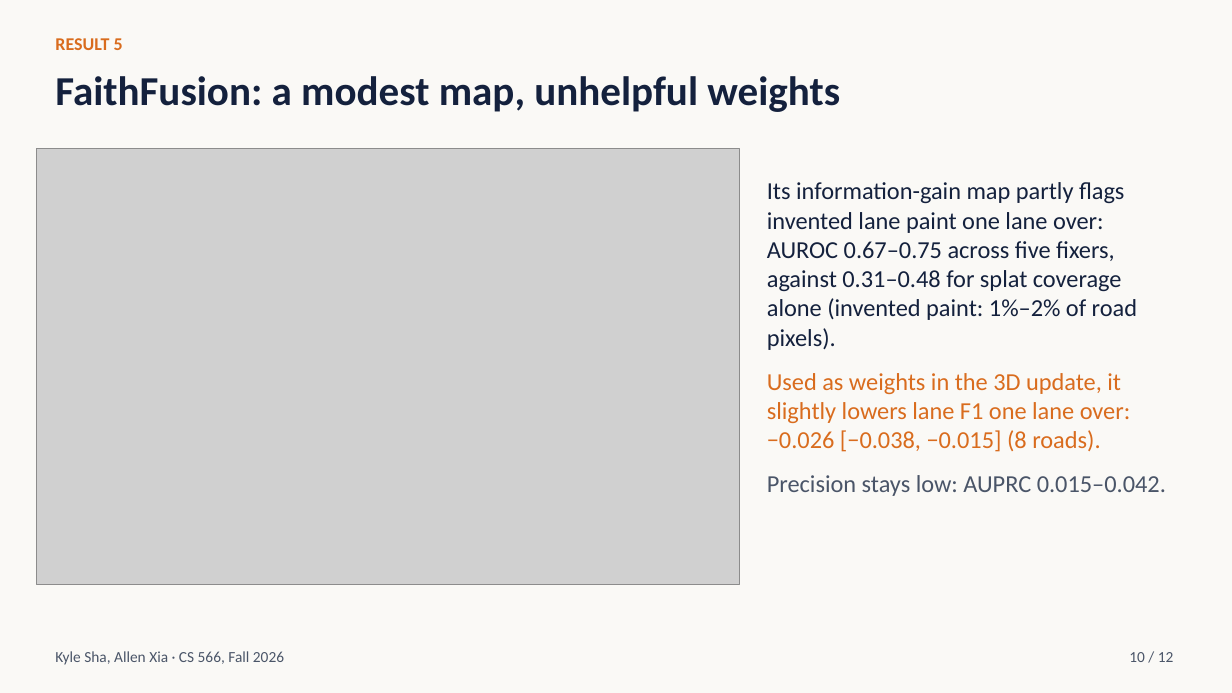
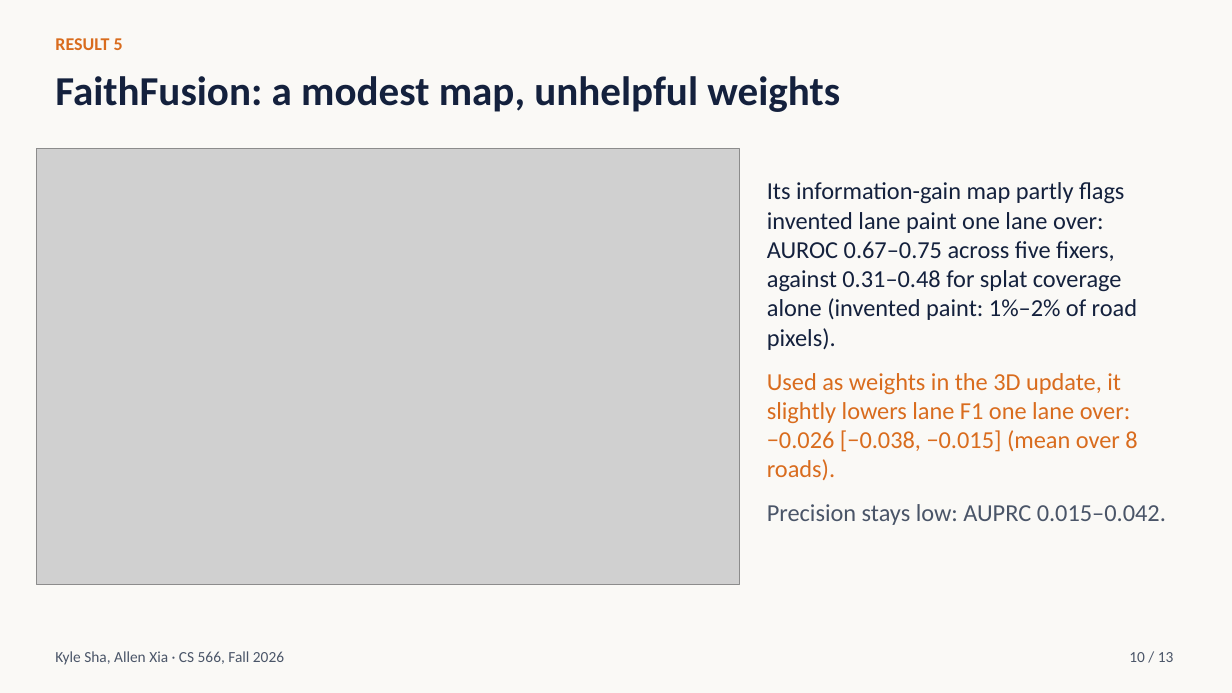
Before and after one commit to ksha23/cs566-drive-sim, a slide deck: slide 10 of docs/cs566_drive_sim_talk.pptx. Drawn at 1232x693 pixels with LibreOffice and Linux fonts; fonts in the diff are those of the drawing; grey boxes stand for pictures. Boxes give left, top, right and bottom in pixels: in the first picture for what was removed or moved away, otherwise in the second. Text is boxed around its words. In the diff, an @@ line names an element or a change of style, - is before the commit and + after.

```diff
--- a/docs/cs566_drive_sim_talk.pptx
+++ b/docs/cs566_drive_sim_talk.pptx
@@ text at [767,373,1137,480]: text changed @@
-Used as weights in the 3D update, it slightly lowers lane F1 one lane over: −0.026 [−0.038, −0.015] (8 roads).
+Used as weights in the 3D update, it slightly lowers lane F1 one lane over: −0.026 [−0.038, −0.015] (mean over 8 roads).
@@ text at [1129,652,1174,662]: text changed @@
-10 / 12
+10 / 13
```
Also in this commit, not shown: 11 other slides changed, 1 slide added, 5 other files.
